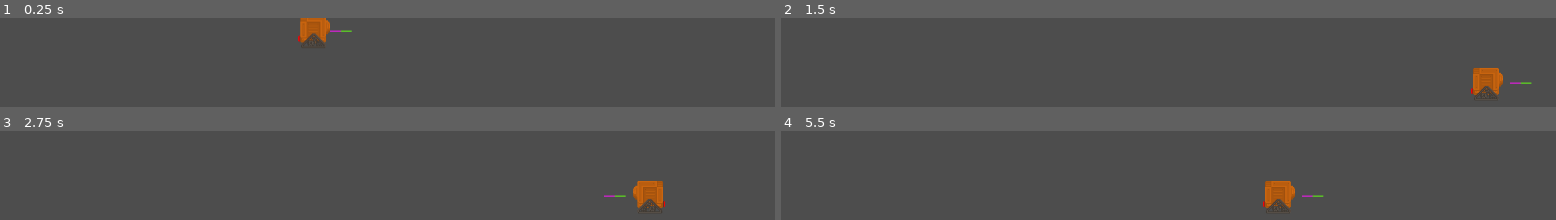
Above: before the commit, frames 1-4 (two rows, left to right).
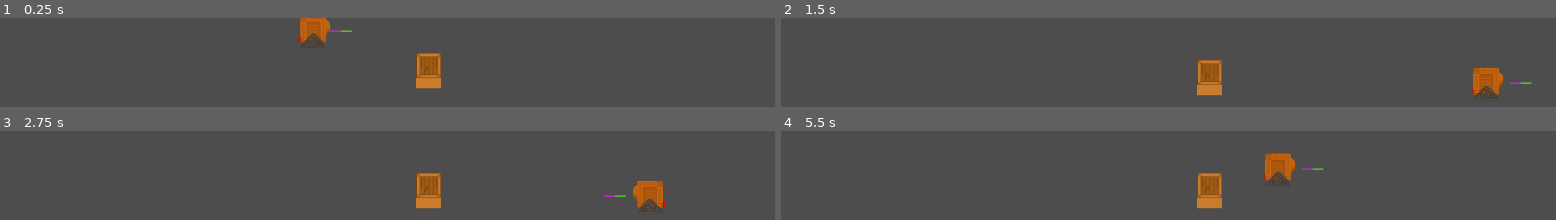
Above: after the commit, the same moments.

Repository: ebeardy/GMTK2024
Game: Godot game, scene res://warehouse.tscn
Two runs of this game, one before a commit and one after it. Both use one fixed random seed, a clock stepped at 60 frames per second and the inputs below.
Inputs:
- Up to frame 1 (0.25 s): no input
- Up to frame 2 (1.5 s): tap Enter (ui_accept) at 0.5, 0.77 s; hold D (ui_right) from 0.53 s (still down)
- Up to frame 3 (2.75 s): tap Enter (ui_accept) at 1.52, 2 s; release D (ui_right) at 2.03 s; hold A (ui_left) from 2.03 s (still down)
- Up to frame 4 (5.5 s): tap Enter (ui_accept) at 3.02, 3.5, 3.77, 4.52, 5 s; release A (ui_left) at 4.28 s; hold D (ui_right) from 4.28 s (still down)

The runs differ from the first frame. In frame 1, 1.3% of the frame differs, in the area x 53-57%, y 39-80%; in frame 2, 1.3%; in frame 3, 1.3%; in frame 4, 3.5%, in the area x 53-71%, y 24-92%.

Commit message:
Added box to main scene and more importantly the bar lifts the box!

Diff:
--- /dev/null
+++ b/small_box.tscn
@@ -0,0 +1,26 @@
+[gd_scene load_steps=5 format=3 uid="uid://b3702hiu7ng8p"]
+
+[ext_resource type="Texture2D" uid="uid://b3fll1528k23e" path="res://ArtAssets/SmallBoxWithPallet.png" id="1_r1lln"]
+
+[sub_resource type="PhysicsMaterial" id="PhysicsMaterial_80rhy"]
+
+[sub_resource type="RectangleShape2D" id="RectangleShape2D_wpwby"]
+size = Vector2(36, 35)
+
+[sub_resource type="RectangleShape2D" id="RectangleShape2D_fx0ej"]
+size = Vector2(36, 2)
+
+[node name="small_box" type="RigidBody2D"]
+physics_material_override = SubResource("PhysicsMaterial_80rhy")
+
+[node name="CollisionShape2D" type="CollisionShape2D" parent="."]
+z_index = 1
+position = Vector2(0, -0.5)
+shape = SubResource("RectangleShape2D_wpwby")
+
+[node name="Sprite2D" type="Sprite2D" parent="."]
+texture = ExtResource("1_r1lln")
+
+[node name="pallet" type="CollisionShape2D" parent="."]
+position = Vector2(0, 32)
+shape = SubResource("RectangleShape2D_fx0ej")
--- a/warehouse.tscn
+++ b/warehouse.tscn
@@ -1,6 +1,7 @@
-[gd_scene load_steps=3 format=3 uid="uid://bmho3ie3m8j"]
+[gd_scene load_steps=4 format=3 uid="uid://bmho3ie3m8j"]
 
 [ext_resource type="PackedScene" uid="uid://dnh5tufmrwjxy" path="res://player.tscn" id="1_p1g0l"]
+[ext_resource type="PackedScene" uid="uid://b3702hiu7ng8p" path="res://small_box.tscn" id="2_bvykm"]
 
 [sub_resource type="WorldBoundaryShape2D" id="WorldBoundaryShape2D_07ec2"]
 
@@ -16,3 +17,7 @@
 
 [node name="Player" parent="." instance=ExtResource("1_p1g0l")]
 position = Vector2(452, -47)
+
+[node name="small_box" parent="." instance=ExtResource("2_bvykm")]
+position = Vector2(618, 40)
+collision_mask = 3
